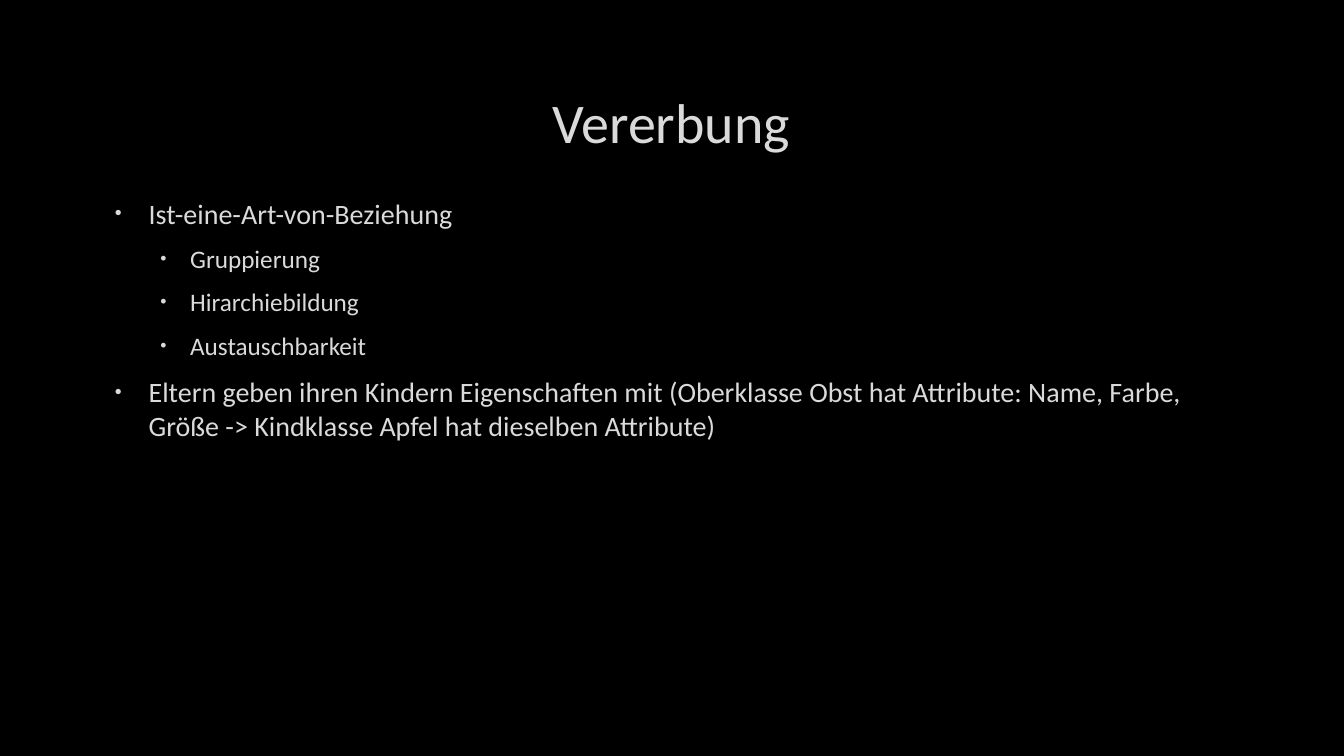
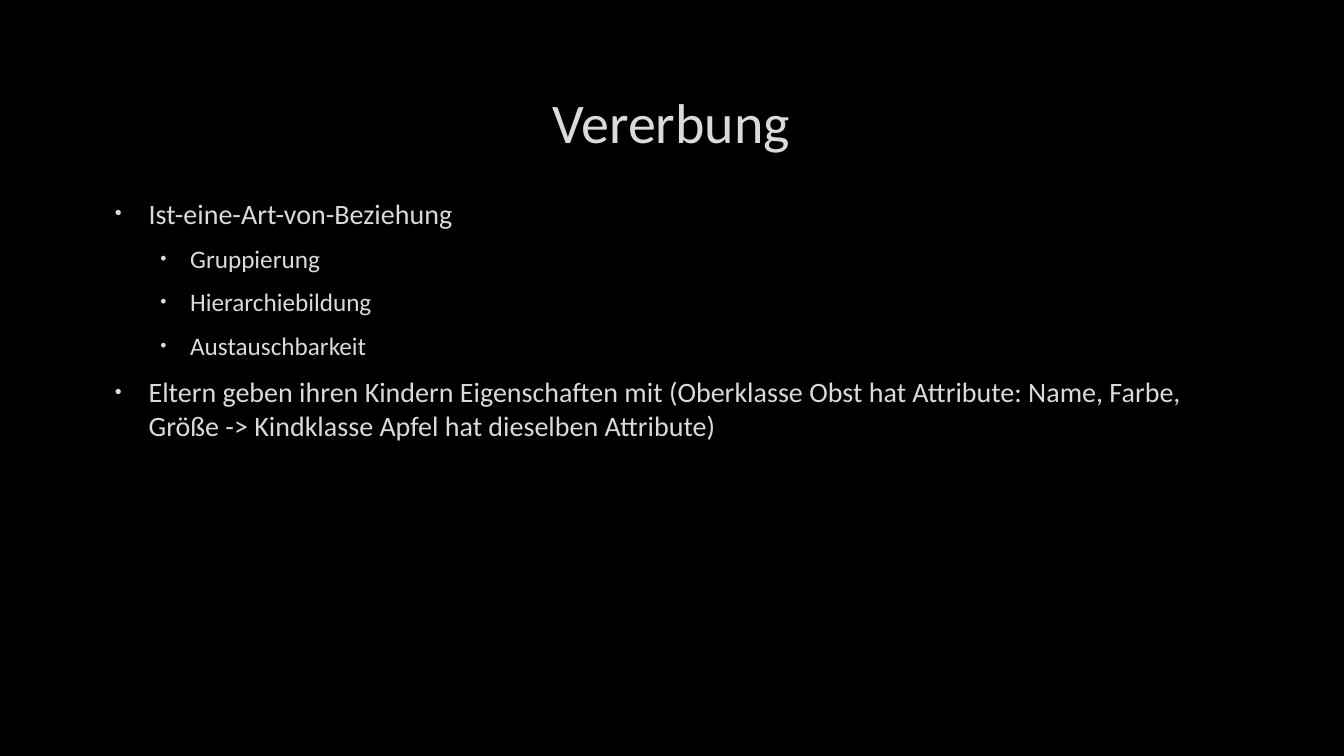
Before and after one commit to lenzge/wgplaner, a slide deck: slide 3 of Nachdenkzettel/03_Vererbung_präsi.pptx. Drawn at 1344x756 pixels with LibreOffice and Linux fonts; fonts in the diff are those of the drawing; background and template pictures are left out. Boxes give left, top, right and bottom in pixels: in the first picture for what was removed or moved away, otherwise in the second. Text is boxed around its words. In the diff, an @@ line names an element or a change of style, - is before the commit and + after.

```diff
--- a/Nachdenkzettel/03_Vererbung_präsi.pptx
+++ b/Nachdenkzettel/03_Vererbung_präsi.pptx
@@ text at (190, 293, 371, 316): text changed @@
-  • Hirarchiebildung
+  • Hierarchiebildung
```
Also in this commit, not shown: 6 slides added.
